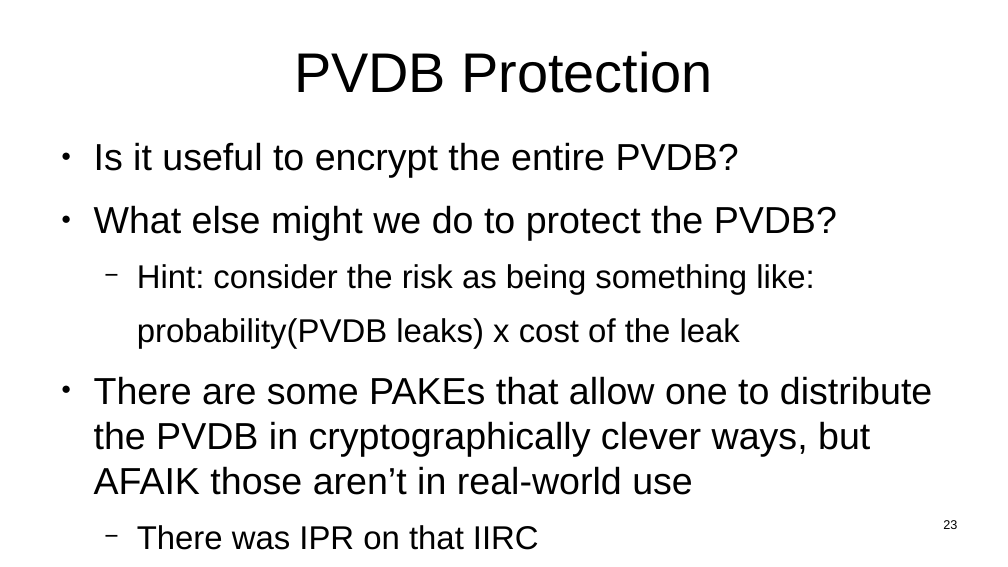
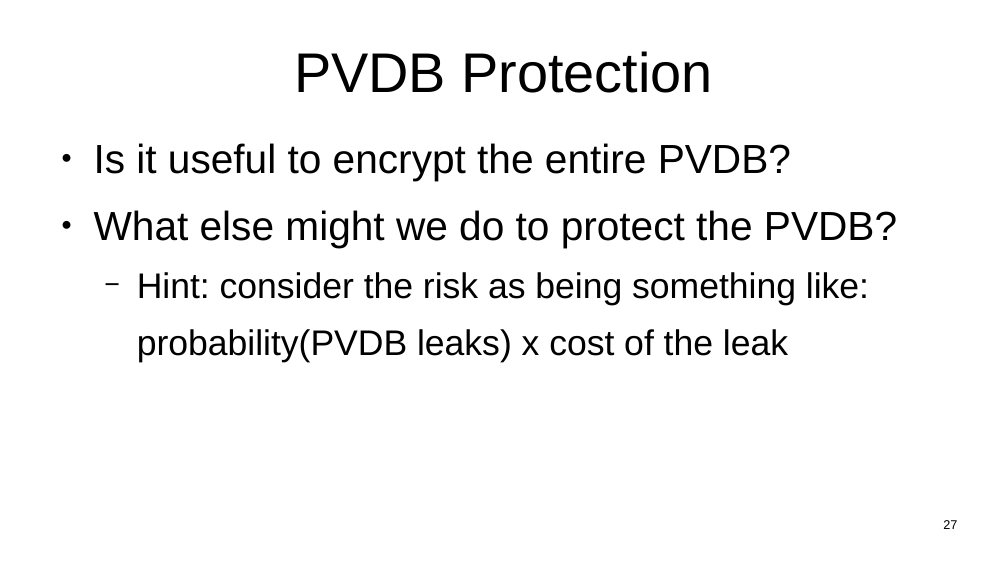
Before and after one commit to sftcd/witidtm, a slide deck: slide 27 of lectures/400-passwords.odp (slide 23 before the commit). Drawn at 1008x567 pixels with LibreOffice and Linux fonts; fonts in the diff are those of the drawing. Boxes give left, top, right and bottom in pixels: in the first picture for what was removed or moved away, otherwise in the second. Text is boxed around its words. In the diff, an @@ line names an element or a change of style, - is before the commit and + after.

```diff
--- a/lectures/400-passwords.odp
+++ b/lectures/400-passwords.odp
@@ text "Is it useful to encrypt ..." at [94,143,897,362]: size 29.6 to 32 pt in "Is it useful to encrypt the entire ...", "What else might we do to protect ..."; size 25.9 to 28 pt in "Hint: consider the risk as being something ...", "probability(PVDB leaks) x cost of the leak" @@
@@ text at [94,376,932,550]: paragraphs removed @@
-● There are some PAKEs that allow one to distribute the PVDB in cryptographically clever ways, but AFAIK those aren’t in real-world use
-  − There was IPR on that IIRC
@@ page number at [943,520,957,529]: text changed @@
-23
+27
```
Also in this commit, not shown: 7 other slides changed, 4 slides added, 2 slides removed, 1 other file.
